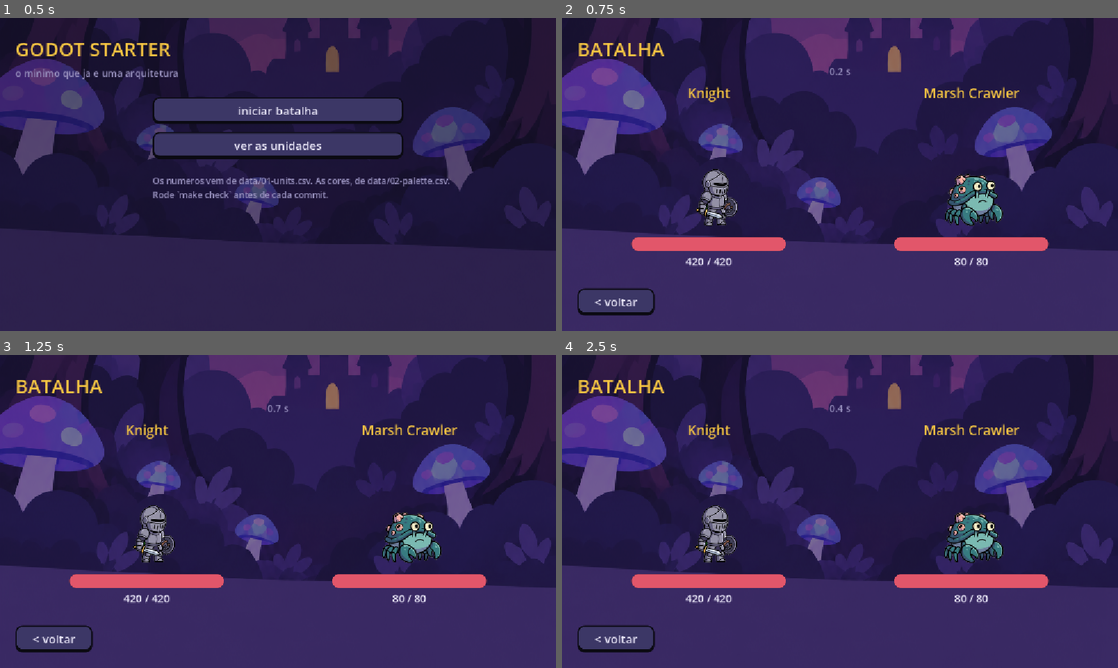
Above: before the commit, frames 1-4 (two rows, left to right).
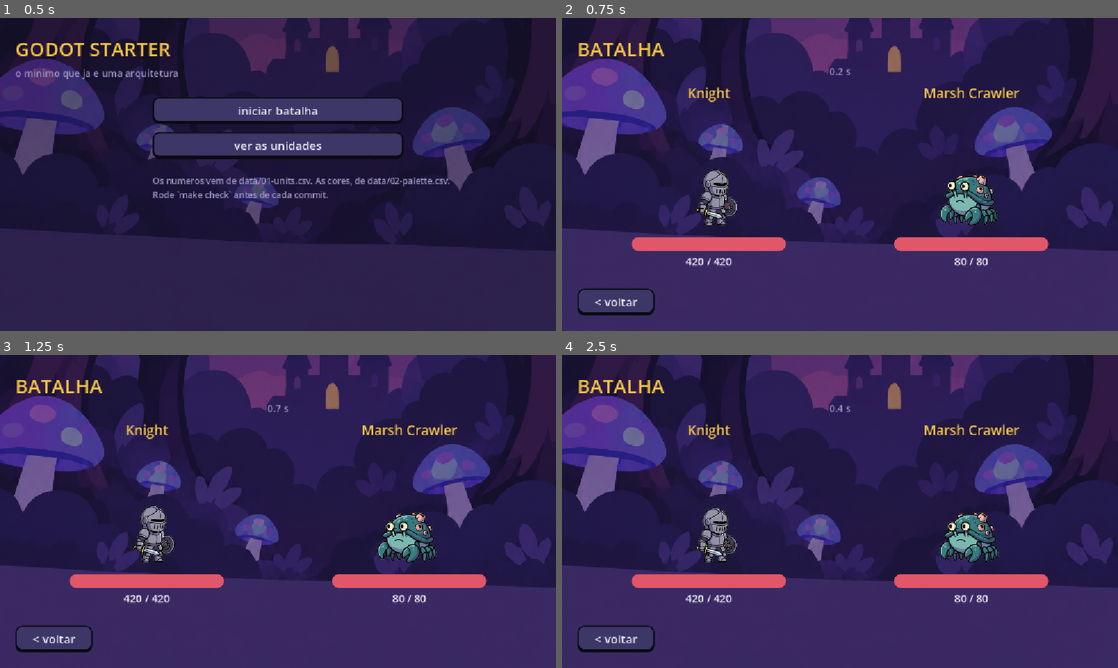
Above: after the commit, the same moments.

Repository: dio4090/godot-game-demo
Game: Godot game, scene res://run/main.tscn
Same seed, same stepped clock (60 frames per second), same inputs: the game is played once before the commit and once after it.
Inputs:
- Up to frame 1 (0.5 s): no input
- Up to frame 2 (0.75 s): click "iniciar batalha" at 0.5 s
- Up to frame 3 (1.25 s): no input
- Up to frame 4 (2.5 s): click "< voltar" at 1.25 s; click "iniciar batalha" at 2 s

Frame 1 is identical in both runs. In frame 2, 1.2% of the frame differs, in the area x 68-80%, y 49-67%; in frame 3, 1.2%; in frame 4, 1.7%, in the area x 23-80%, y 48-67%.

Commit message:
O golpe tem corpo: folha de ataque, investida e o inimigo encarando o heroi
Tres coisas que o dono viu na tela e nomeou: faltava o sprite de ataque, o
inimigo lutava de costas, e no jogo original o lutador ANDA ate o outro quando
bate.

O ESPELHAMENTO E A INVESTIDA SAO O MESMO FATO, e por isso sao um numero so.
A arte deste projeto e desenhada olhando para a direita -- o cavaleiro estoca
para a direita, a garra do bicho se estende para a direita. Quem luta da
direita da tela precisa olhar para a esquerda, que e a mesma coisa que dizer
que avanca para a esquerda. `facing` vale +1 ou -1 e decide os dois; dois
campos separados poderiam discordar, e um dia discordariam.

A investida e `sin(PI * t)`: vale 0 nas pontas e 1 no meio, entao o lutador
sai, chega no auge do golpe e volta. Uma expressao no lugar de uma maquina de
estados de ida e de volta.

O VERMELHO DO ALVO NAO COMECA NO INSTANTE DO GOLPE. A regra resolve o dano num
instante; a animacao leva 0,36 s para contar a mesma coisa. Piscar no zero
fazia o alvo sentir dor com o atacante ainda a meia tela de distancia -- o olho
le isso como erro mesmo sem saber nomear. Agora pisca meio golpe depois, no
auge da investida.

E a cor do golpe passa de 1 nos tres canais de proposito: `modulate` MULTIPLICA
a textura, entao um vermelho normal escurecia tudo que nao e vermelho e o bicho
virava uma silhueta preta, que se le como sombra. Estourar o canal clareia, e
pancada clareia.

Tudo isto e aparencia e nada disto e regra. A prova esta no commit: apague
`run/battle_screen.gd` inteiro e `test_battle.gd` continua passando, com o
mesmo vencedor e o mesmo tempo. `Fighter.tick()` e o unico lugar onde a
aparencia de um lutador muda -- folha, quadro, posicao e cor saem de la.

A tabela ganhou `sprite_attack`, opcional: quem nao tem folha de ataque golpeia
com a folha parada.

Diff:
--- a/game/data/01-units.csv
+++ b/game/data/01-units.csv
@@ -1,5 +1,5 @@
-id,name,role,side,hp,attack,attacks_per_s,sprite,note
-knight,Knight,tank,hero,420,12.0,0.8,res://art/characters/hero_idle.png,"aguenta o primeiro golpe; dps baixo de proposito"
-archer,Archer,damage,hero,180,9.5,1.9,-,"o dps mais alto da lista, e a vida mais baixa"
-cleric,Cleric,support,hero,240,5.0,0.9,-,"nao e por dano que ela entra no grupo"
-crawler,Marsh Crawler,damage,enemy,80,14.0,0.9,res://art/characters/enemy_idle.png,"vida curta e golpe duro: a batalha de exemplo tem de caber em ~8 segundos e ainda assustar"
+id,name,role,side,hp,attack,attacks_per_s,sprite,sprite_attack,note
+knight,Knight,tank,hero,420,12.0,0.8,res://art/characters/hero_idle.png,res://art/characters/hero_attack.png,"aguenta o primeiro golpe; dps baixo de proposito"
+archer,Archer,damage,hero,180,9.5,1.9,-,-,"o dps mais alto da lista, e a vida mais baixa"
+cleric,Cleric,support,hero,240,5.0,0.9,-,-,"nao e por dano que ela entra no grupo"
+crawler,Marsh Crawler,damage,enemy,80,14.0,0.9,res://art/characters/enemy_idle.png,res://art/characters/enemy_attack.png,"vida curta e golpe duro: a batalha de exemplo tem de caber em ~8 segundos e ainda assustar"
--- a/game/data/schema.csv
+++ b/game/data/schema.csv
@@ -7,6 +7,7 @@
 01-units.csv,attack,decimal,0.1..9999.0,yes,dano por golpe,
 01-units.csv,attacks_per_s,decimal,0.05..10.0,yes,velocidade de ataque,
 01-units.csv,sprite,text,,no,a folha de sprites; ausente significa que esta unidade nao aparece em batalha,
+01-units.csv,sprite_attack,text,,no,a folha do golpe; ausente significa que ela golpeia com a folha parada,
 01-units.csv,dps,computed,,no,dano por segundo -- NAO existe no CSV; e calculado ao carregar,attack * attacks_per_s
 01-units.csv,note,text,,no,por que este numero e este numero,
 02-palette.csv,token,id,,yes,o nome pelo qual o codigo pede a cor,
--- a/game/run/battle_screen.gd
+++ b/game/run/battle_screen.gd
@@ -3,6 +3,11 @@
 # Quem decide quem bate, quanto tira e quando acaba e `systems/combat/battle.gd`. Esta classe
 # chama `advance(delta)`, le `hero_fraction()` e desenha. Se voce procurar aqui um numero de
 # dano ou uma condicao de vitoria, nao vai achar -- e esse e o ponto.
+#
+# TUDO QUE ESTA AQUI E APARENCIA: a folha de sprite que esta tocando, o passo a frente do
+# golpe, o vermelho de quem apanhou. Nada disso altera a luta. A prova e direta -- apague este
+# arquivo inteiro e `tests/test_battle.gd` continua passando, com o mesmo vencedor e o mesmo
+# tempo.
 #
 # E quando acaba, ela NAO navega: emite `ended` e fica parada. Quem decide o que vem depois de
 # uma vitoria e `run/main.gd`.
@@ -20,32 +25,115 @@
 ## la, uma tabela de uma linha so seria cerimonia.
 const BACKDROP := "res://art/scenery/arena.png"
 
-## Quanto tempo o alvo fica vermelho depois de apanhar.
-const FLASH := 0.12
-## Segundos por quadro da animacao parada. Quatro quadros numa folha de 1024x256.
-const FRAME_TIME := 0.15
-const FRAMES := 4
-
-
-## Um lado da tela: o boneco, o nome e a barra. Classe interna porque nada fora deste arquivo
-## precisa dela -- e uma peca que dois lugares usassem viraria um arquivo em `common/`.
+
+## Um lado da tela: o boneco, o nome e a barra -- e tudo que o boneco faz enquanto a regra
+## resolve a luta em outro arquivo.
+##
+## Classe interna porque nada fora daqui precisa dela. Uma peca que dois lugares usassem viraria
+## um arquivo em `common/`; uma que so um usa e ruido se virar arquivo.
 class Fighter:
+	## Quatro quadros numa tira de 1024x256, nas duas folhas.
+	const FRAMES := 4
+	## Segundos por quadro da animacao parada.
+	const IDLE_FRAME := 0.15
+	## Quanto dura o golpe inteiro: a folha de ataque toca uma vez e o passo vai e volta.
+	##
+	## Tem de caber FOLGADO no intervalo entre dois golpes do lutador mais rapido, senao a
+	## animacao ainda estaria correndo quando a proxima comeca e o boneco nunca voltaria ao
+	## lugar. O mais rapido desta demo bate a cada 1,1 s; isto e um terco disso.
+	const STRIKE := 0.36
+	## Quantos pixels o lutador avanca na investida. Uma fracao curta da distancia entre os
+	## dois: ele AMEACA o outro, nao chega nele -- dois bonecos que se encostam viram um borrao.
+	const LUNGE := 120.0
+	## Quanto tempo o alvo fica vermelho depois de apanhar.
+	const FLASH := 0.12
+	## A cor do golpe, e ela PASSA DE 1 nos tres canais de proposito.
+	##
+	## `modulate` MULTIPLICA a textura. Um vermelho "normal" como (1, 0.4, 0.45) escurece tudo
+	## que nao e vermelho -- o bicho verde-azulado virava uma silhueta preta, que o olho le como
+	## sombra e nao como dor. Multiplicar por mais de 1 estoura o canal e CLAREIA: o alvo fica
+	## lavado de vermelho claro, que e o que uma pancada parece.
+	const FLASH_TINT := Color(2.2, 0.9, 0.95)
+
 	var root: Control
 	var sprite: Sprite2D
 	var name_label: Label
 	var bar: ProgressBar
 	var hp_label: Label
-	var flash: float = 0.0
-
+
+	var idle_sheet: Texture2D
+	## Pode ser `null`: o schema deixa `sprite_attack` ausente, e entao o golpe e so o passo a
+	## frente com a folha parada. Ausencia tratada, e nao presumida.
+	var attack_sheet: Texture2D
+
+	## Para que lado este lutador avanca: +1 direita, -1 esquerda.
+	##
+	## ELE DECIDE O ESPELHAMENTO TAMBEM, e e por isso que e um numero e nao um booleano. A arte
+	## deste projeto e desenhada OLHANDO PARA A DIREITA -- o cavaleiro estoca para a direita, a
+	## garra do bicho se estende para a direita. Quem luta da direita da tela precisa olhar para
+	## a esquerda, e e o mesmo fato: avanca para a esquerda, logo esta espelhado. Antes disto o
+	## inimigo lutava de costas para o heroi.
+	var facing: float = 1.0
+	## Onde o boneco fica quando nao esta golpeando. Definido pelo layout, nao pela animacao.
+	var home: Vector2 = Vector2.ZERO
+
+	var _idle_time: float = 0.0
+	var _strike_left: float = 0.0
+	var _flash_left: float = 0.0
+	## Quanto falta ate o vermelho COMECAR. Veja `hit`.
+	var _flash_wait: float = 0.0
+
+	## O lutador golpeou AGORA. A regra ja aplicou o dano; isto e so o corpo acompanhando.
+	func strike() -> void:
+		_strike_left = STRIKE
+
+	## O lutador apanhou. O vermelho nao comeca agora: comeca no AUGE da investida de quem
+	## bateu, que e meio golpe depois.
+	##
+	## A regra resolve o dano num instante -- `advance` devolve o golpe e a vida ja caiu. A
+	## animacao leva 0,36 s para contar a mesma coisa, e piscar no instante zero fazia o alvo
+	## reagir enquanto o atacante ainda estava saindo do lugar: dois bonecos a meia tela de
+	## distancia, um deles ja com dor. O olho le isso como erro mesmo sem saber nomear.
 	func hit() -> void:
-		flash = FLASH
-
-	## Devolve a cor que o boneco deve ter agora. A tela aplica; o lutador so conta o tempo.
-	func fade(delta: float) -> void:
-		if flash <= 0.0:
+		_flash_wait = STRIKE * 0.5
+
+	## Volta ao estado de quem ainda nao lutou.
+	func reset() -> void:
+		_strike_left = 0.0
+		_flash_left = 0.0
+		_flash_wait = 0.0
+		sprite.modulate = Color.WHITE
+		sprite.texture = idle_sheet
+		sprite.position = home
+
+	## Um quadro de animacao. Tudo que muda de aparencia passa por aqui, entao nao ha dois
+	## lugares decidindo onde o boneco esta.
+	func tick(delta: float) -> void:
+		sprite.flip_h = facing < 0.0
+		if _flash_wait > 0.0:
+			_flash_wait = maxf(0.0, _flash_wait - delta)
+			if _flash_wait == 0.0:
+				_flash_left = FLASH
+		_flash_left = maxf(0.0, _flash_left - delta)
+		sprite.modulate = Color.WHITE.lerp(FLASH_TINT, _flash_left / FLASH)
+
+		if _strike_left > 0.0:
+			_strike_left = maxf(0.0, _strike_left - delta)
+			# `t` vai de 0 (comeco do golpe) a 1 (fim), e os dois usos abaixo saem dele -- um
+			# relogio so para a folha e para o passo, que e o que os mantem juntos.
+			var t: float = 1.0 - _strike_left / STRIKE
+			if attack_sheet != null:
+				sprite.texture = attack_sheet
+			sprite.frame = clampi(int(t * FRAMES), 0, FRAMES - 1)
+			# sin(PI*t) vale 0 nas pontas e 1 no meio: sai, chega no auge do golpe e volta --
+			# uma expressao no lugar de uma maquina de estados de ida e de volta.
+			sprite.position = home + Vector2(facing * LUNGE * sin(PI * t), 0.0)
 			return
-		flash = maxf(0.0, flash - delta)
-		sprite.modulate = Color.WHITE.lerp(Color(1.0, 0.4, 0.45), flash / FLASH)
+
+		sprite.texture = idle_sheet
+		sprite.position = home
+		_idle_time += delta
+		sprite.frame = int(_idle_time / IDLE_FRAME) % FRAMES
 
 
 var _battle: Battle
@@ -53,7 +141,6 @@
 var _enemy: Fighter
 var _verdict: Label
 var _clock: Label
-var _frame_time: float = 0.0
 var _hero_unit: Unit
 var _enemy_unit: Unit
 
@@ -65,7 +152,9 @@
 	_enemy_unit = Unit.first_of_side(tables, "enemy")
 
 	_hero = _build_fighter(_hero_unit)
+	_hero.facing = 1.0
 	_enemy = _build_fighter(_enemy_unit)
+	_enemy.facing = -1.0
 
 	_clock = Label.new()
 	_clock.horizontal_alignment = HORIZONTAL_ALIGNMENT_CENTER
@@ -86,34 +175,53 @@
 func start() -> void:
 	_battle = Battle.new(_hero_unit, _enemy_unit)
 	_verdict.visible = false
-	_hero.sprite.modulate = Color.WHITE
-	_enemy.sprite.modulate = Color.WHITE
+	_hero.reset()
+	_enemy.reset()
 	_refresh()
 	set_process(true)
 
 
 func _process(delta: float) -> void:
-	if _battle == null or _battle.is_over():
-		return  # terminada: nada anima, e o esmaecido do perdedor fica como esta
-	_animate(delta)
-	_hero.fade(delta)
-	_enemy.fade(delta)
-
+	if _battle == null:
+		return
+	_hero.tick(delta)
+	_enemy.tick(delta)
+	if _battle.is_over():
+		return
+
+	# UM GOLPE DA REGRA VIRA DUAS ANIMACOES: quem bateu avanca, quem apanhou pisca. A tela nao
+	# sabe quanto doeu e nao precisa saber.
 	for blow in _battle.advance(delta):
-		(_hero if blow.target_is_hero else _enemy).hit()
+		if blow.target_is_hero:
+			_enemy.strike()
+			_hero.hit()
+		else:
+			_hero.strike()
+			_enemy.hit()
 	_refresh()
 
 	if _battle.is_over():
-		set_process(false)
-		_verdict.text = "VITÓRIA" if _battle.hero_won() else "DERROTA"
-		_verdict.visible = true
-		# QUEM CAIU TEM DE PARECER CAIDO. Sem isto os dois continuam em pe, piscando a mesma
-		# animacao parada, e a tela depende do texto para dizer o que o desenho ja deveria.
-		var loser: Fighter = _enemy if _battle.hero_won() else _hero
-		loser.sprite.modulate = Color(0.45, 0.45, 0.5, 0.55)
-		# A TELA AVISA E PARA. Ela nao abre a proxima coisa, nao soma recompensa e nao salva
-		# nada -- quem faz isso e quem escutar este sinal.
-		ended.emit(_battle.hero_won())
+		_finish()
+
+
+func _finish() -> void:
+	var won := _battle.hero_won()
+	_verdict.text = "VITÓRIA" if won else "DERROTA"
+	_verdict.visible = true
+
+	# O VENCEDOR VOLTA PARA O LUGAR. Sem isto ele congela no meio da investida, no quadro em que
+	# estava quando o outro caiu -- de espada no ar e fora do proprio pe.
+	var winner: Fighter = _hero if won else _enemy
+	var loser: Fighter = _enemy if won else _hero
+	winner.reset()
+	# E QUEM CAIU TEM DE PARECER CAIDO. Sem isto os dois continuam em pe piscando a mesma
+	# animacao, e a tela depende do texto para dizer o que o desenho ja deveria.
+	loser.sprite.modulate = Color(0.45, 0.45, 0.5, 0.55)
+
+	set_process(false)
+	# A TELA AVISA E PARA. Ela nao abre a proxima coisa, nao soma recompensa e nao salva nada --
+	# quem faz isso e quem escutar este sinal.
+	ended.emit(won)
 
 
 func _build_fighter(unit: Unit) -> Fighter:
@@ -124,11 +232,10 @@
 	add_child(f.root)
 
 	f.sprite = Sprite2D.new()
-	# AUSENCIA TRATADA, e nao assumida: `sprite` e coluna opcional no schema, entao uma unidade
-	# sem folha desenha so a barra em vez de derrubar a tela.
-	if unit.sprite != "" and ResourceLoader.exists(unit.sprite):
-		f.sprite.texture = load(unit.sprite)
-		f.sprite.hframes = FRAMES
+	f.idle_sheet = _sheet(unit.sprite)
+	f.attack_sheet = _sheet(unit.sprite_attack)
+	f.sprite.texture = f.idle_sheet
+	f.sprite.hframes = Fighter.FRAMES
 	f.root.add_child(f.sprite)
 
 	f.name_label = Label.new()
@@ -142,8 +249,7 @@
 	f.bar.value = 1.0
 	f.bar.show_percentage = false
 	f.bar.add_theme_stylebox_override("background", Chrome.panel(tokens, "ink"))
-	var fill := Chrome.panel(tokens, "danger")
-	f.bar.add_theme_stylebox_override("fill", fill)
+	f.bar.add_theme_stylebox_override("fill", Chrome.panel(tokens, "danger"))
 	f.root.add_child(f.bar)
 
 	f.hp_label = Label.new()
@@ -153,13 +259,16 @@
 	return f
 
 
-## Um acumulador e um resto: quatro quadros em loop, sem AnimationPlayer e sem SpriteFrames.
-## Para uma animacao parada de quatro quadros, qualquer coisa alem disto e cerimonia.
-func _animate(delta: float) -> void:
-	_frame_time += delta
-	var frame := int(_frame_time / FRAME_TIME) % FRAMES
-	_hero.sprite.frame = frame
-	_enemy.sprite.frame = frame
+## AUSENCIA TRATADA, E NAO ASSUMIDA: `sprite` e `sprite_attack` sao colunas opcionais, entao
+## uma unidade sem folha desenha so a barra em vez de derrubar a tela. Um caminho PREENCHIDO e
+## inexistente e outra coisa -- esse e erro, e grita.
+func _sheet(path: String) -> Texture2D:
+	if path == "":
+		return null
+	if not ResourceLoader.exists(path):
+		push_error("batalha: a folha %s nao existe" % [path])
+		return null
+	return load(path)
 
 
 func _refresh() -> void:
@@ -181,7 +290,7 @@
 	_place_fighter(_enemy, Rect2(
 		Vector2(area.position.x + half, area.position.y), Vector2(half, area.size.y)))
 
-	_clock.position = Vector2(area.position.x, area.position.y)
+	_clock.position = area.position
 	_clock.size = Vector2(area.size.x, 24.0)
 	_verdict.position = Vector2(area.position.x, area.position.y + area.size.y / 2.0 - 40.0)
 	_verdict.size = Vector2(area.size.x, 80.0)
@@ -197,7 +306,11 @@
 	f.name_label.size = Vector2(inner, 36.0)
 	# O Sprite2D desenha a partir do CENTRO, e nao do canto como um Control -- por isso a
 	# metade aqui. Trocar os dois e o bug de layout mais comum de quem mistura 2D com UI.
-	f.sprite.position = Vector2(slot.size.x / 2.0, slot.size.y / 2.0)
+	#
+	# E o layout define `home`, nao a posicao: a animacao MEXE na posicao a cada quadro, entao
+	# quem a escrevesse aqui estaria discutindo com ela. O lugar de voltar e um dado.
+	f.home = Vector2(slot.size.x / 2.0, slot.size.y / 2.0)
+	f.sprite.position = f.home
 	f.bar.position = Vector2(x, slot.size.y - 90.0)
 	f.bar.size = Vector2(inner, 28.0)
 	f.hp_label.position = Vector2(x, slot.size.y - 56.0)
--- a/game/systems/roster/unit.gd
+++ b/game/systems/roster/unit.gd
@@ -19,6 +19,8 @@
 ## O caminho da folha de sprites, ou "" quando a unidade nao aparece em batalha. E so um
 ## texto aqui: quem carrega a imagem e a tela, porque `systems/` nao abre arquivo.
 var sprite: String
+## A folha do golpe, ou "" -- e a ausencia tem um significado util: golpeia com a folha parada.
+var sprite_attack: String
 ## Veio do schema como coluna CALCULADA (`attack * attacks_per_s`), entao nao esta no CSV.
 var dps: float
 
@@ -35,6 +37,7 @@
 	unit.attack = float(row.get("attack", 0.0))
 	unit.attacks_per_s = float(row.get("attacks_per_s", 0.0))
 	unit.sprite = str(row.get("sprite", ""))
+	unit.sprite_attack = str(row.get("sprite_attack", ""))
 	unit.dps = float(row.get("dps", 0.0))
 	return unit
 
Binary file added: game/art/characters/enemy_attack.png
Not shown, added: game/art/characters/enemy_attack.png.import
Binary file added: game/art/characters/hero_attack.png
Not shown, added: game/art/characters/hero_attack.png.import
Not shown, changed: README.md
